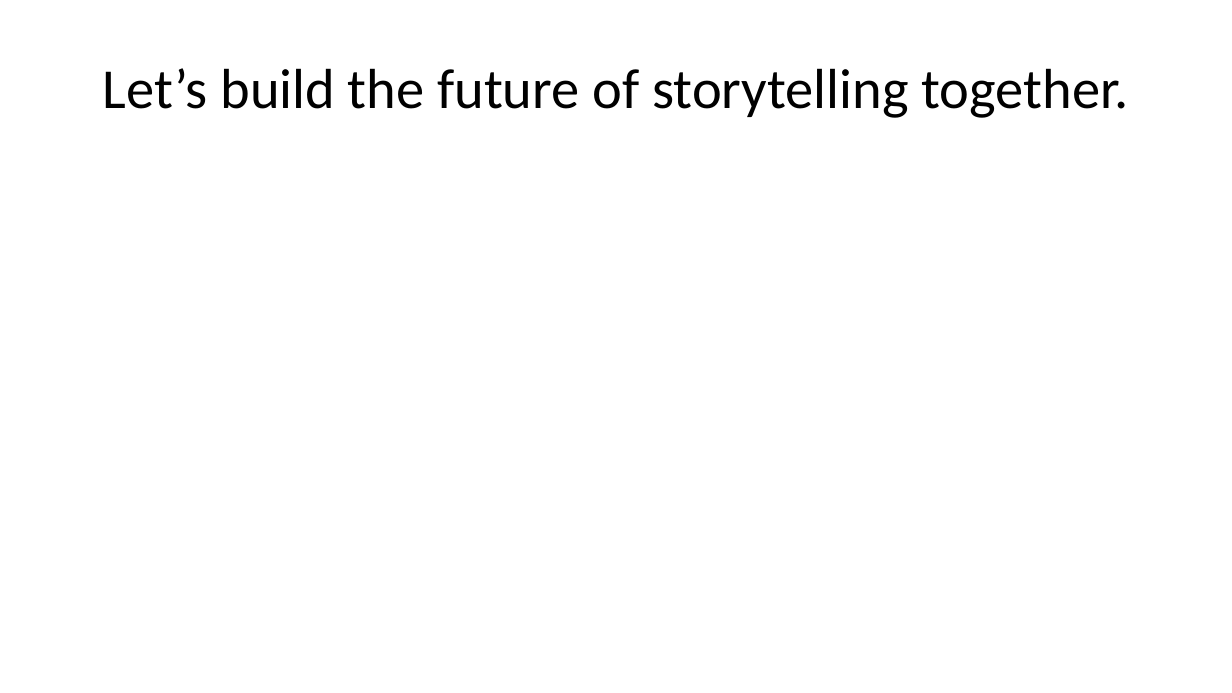
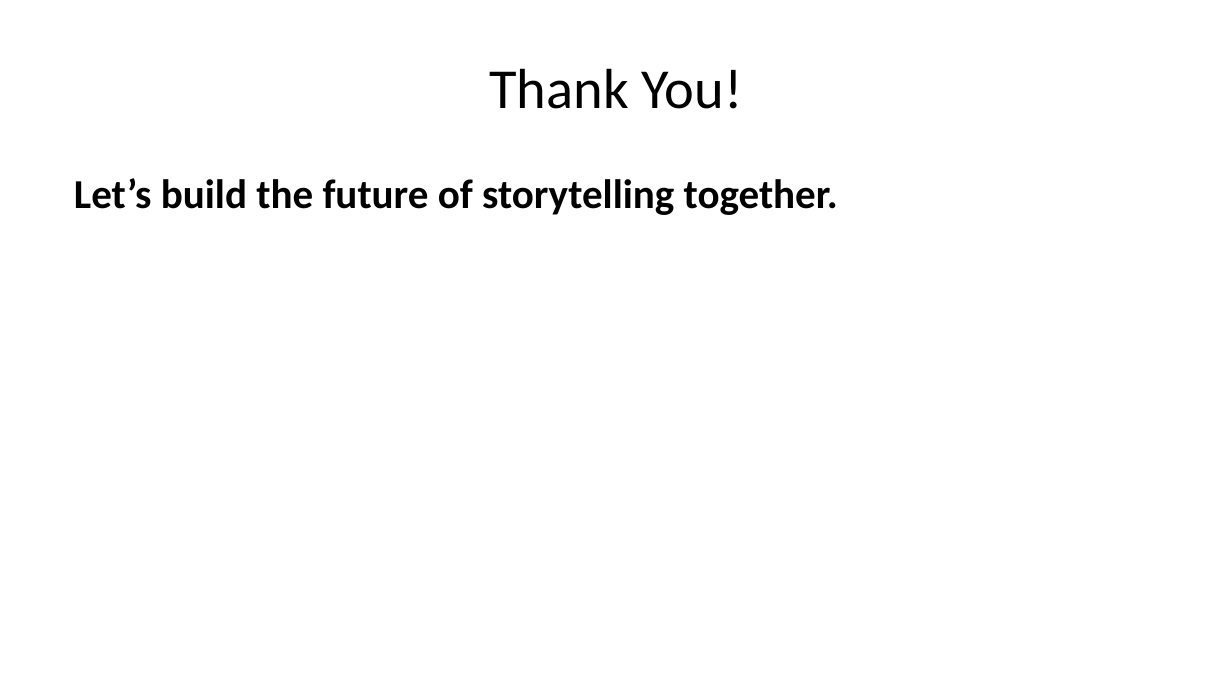
Before and after one commit to comics-factory/pitch-deck, a slide deck: slide 13 of dist/ai-storybook-investor.pptx (slide 11 before the commit). Drawn at 1232x693 pixels with LibreOffice and Linux fonts; fonts in the diff are those of the drawing. Boxes give left, top, right and bottom in pixels: in the first picture for what was removed or moved away, otherwise in the second. Text is boxed around its words. In the diff, an @@ line names an element or a change of style, - is before the commit and + after.

```diff
--- a/dist/ai-storybook-investor.pptx
+++ b/dist/ai-storybook-investor.pptx
@@ title added at bbox=[489, 68, 742, 109], 33 pt, text #000000 @@
+Thank You!
@@ text "Let’s build the future of ...": place and size @@
-text "Let’s build the future of ..." at bbox=[103, 68, 1129, 118]
+text "Let’s build the future of ..." at bbox=[74, 178, 838, 215]
@@ text "Let’s build the future of ..." at bbox=[74, 178, 838, 215]: size 33 to 24 pt, bold on; alignment centre to left; more space between paragraphs; vertical alignment middle to top @@
```
Also in this commit, not shown: 8 other slides changed, 4 slides added, 2 slides removed, 36 other files.
